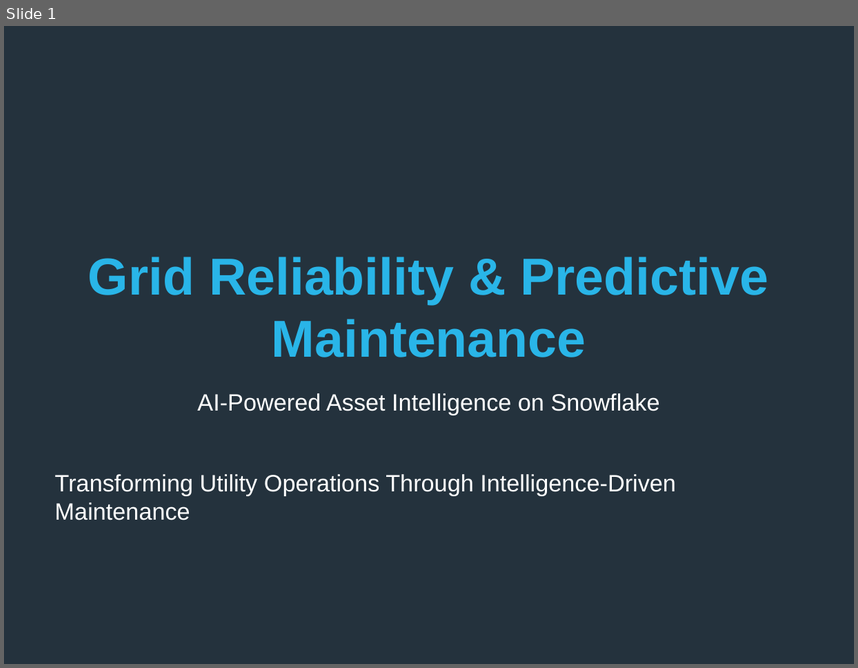
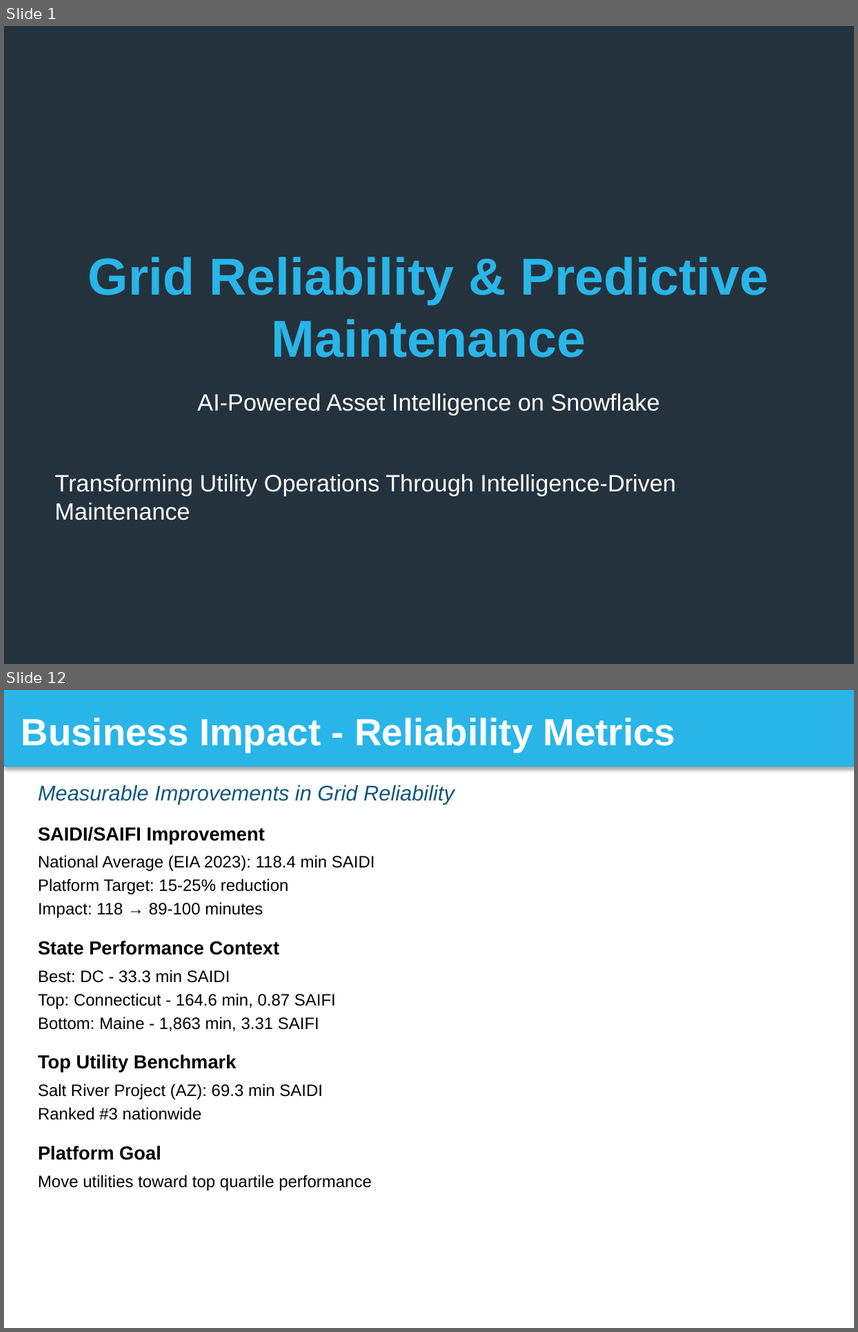
Before and after one commit to sfc-gh-srsubramanian/Utilities-GridReliability-PredictiveMaintenance, a slide deck: solution_presentation/Grid_Reliability_Snowflake_Presentation.pptx. Shown one above the other, each under a label of ours: slide 1 before the commit, slides 1 and 12 after it; the slides between them are not shown. The pictures are 858x668 and 858x1332 pixels, drawn with LibreOffice and Linux fonts; fonts in the diff are those of the drawing. Boxes give left, top, right and bottom in pixels: in the first picture for what was removed or moved away, otherwise in the second. Text is boxed around its words. In the diff, an @@ line names an element or a change of style, - is before the commit and + after.

Commit message:
Presentation: Update to complete 30-slide deck
Replaced 5-slide demo with complete presentation:
- All 26 main slides (title through thank you)
- 4 appendix slides (ML details, data model, integration, cost)
- Total: 30 professionally formatted slides
- Snowflake brand colors throughout
- Ready to import to Google Slides

Content covers:
✅ Problem statement (slides 2-3)
✅ Solution overview (slides 4-11)
✅ Business impact (slides 12-13)
✅ Use cases (slides 14-16)
✅ Technical details (slides 17-19)
✅ Differentiators & success story (slides 20-21)
✅ Demo & next steps (slides 22-24)
✅ Q&A & closing (slides 25-26)
✅ Technical appendix (A-D)

File size: 73KB (optimized for upload)

```diff
--- a/solution_presentation/Grid_Reliability_Snowflake_Presentation.pptx
+++ b/solution_presentation/Grid_Reliability_Snowflake_Presentation.pptx
@@ slide 12 added at bbox=[4, 690, 854, 1328], background #FFFFFF @@
@@ rectangle added at bbox=[4, 690, 854, 767], fill #29B5E8, 32 pt, text #FFFFFF, bold @@
+Business Impact - Reliability Metrics
@@ text added at bbox=[38, 785, 455, 804], 18 pt, text #11567F, italic @@
+Measurable Improvements in Grid Reliability
@@ text added at bbox=[38, 827, 375, 1190], 14 pt, text #000000 @@
+SAIDI/SAIFI Improvement
+National Average (EIA 2023): 118.4 min SAIDI
+Platform Target: 15-25% reduction
+Impact: 118 → 89-100 minutes
+State Performance Context
+Best: DC - 33.3 min SAIDI
+Top: Connecticut - 164.6 min, 0.87 SAIFI
+Bottom: Maine - 1,863 min, 3.31 SAIFI
+Top Utility Benchmark
+Salt River Project (AZ): 69.3 min SAIDI
+Ranked #3 nationwide
+Platform Goal
+Move utilities toward top quartile performance
```
Also in this commit, not shown: 4 slides changed, 24 other slides added.
